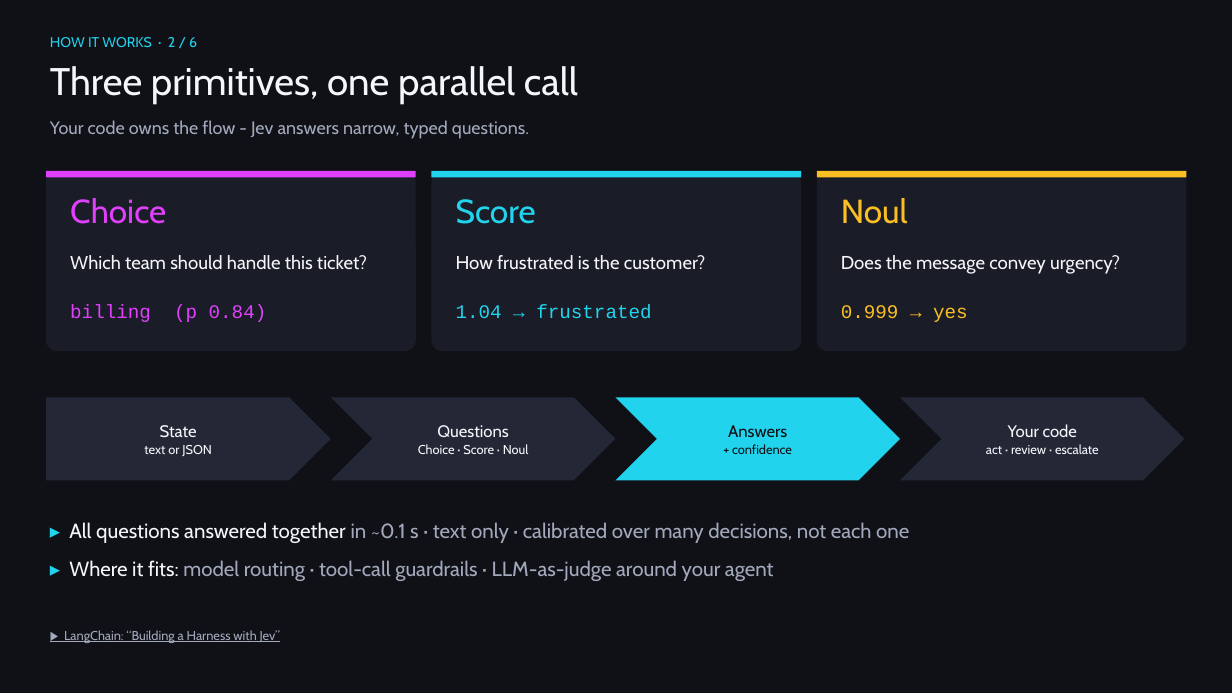
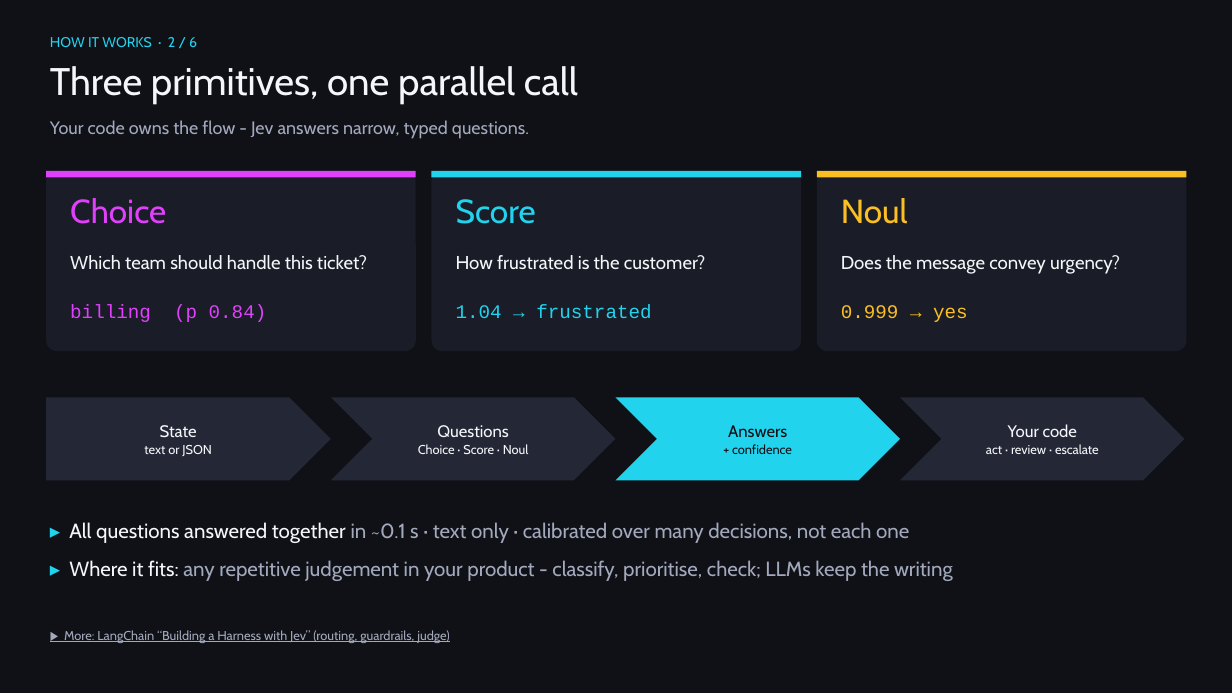
Before and after one commit to stvonolf/jev-samples, a slide deck: slide 2 of presentation/Jev_Team_Overview.pptx. Drawn at 1232x693 pixels with LibreOffice and Linux fonts; fonts in the diff are those of the drawing. Boxes give left, top, right and bottom in pixels: in the first picture for what was removed or moved away, otherwise in the second. Text is boxed around its words. In the diff, an @@ line names an element or a change of style, - is before the commit and + after.

```diff
--- a/presentation/Jev_Team_Overview.pptx
+++ b/presentation/Jev_Team_Overview.pptx
@@ text at <box>69,560,953,581</box>: text changed @@
-▸ Where it fits: model routing · tool-call guardrails · LLM-as-judge around your agent
+▸ Where it fits: any repetitive judgement in your product - classify, prioritise, check; LLMs keep the writing
@@ text at <box>64,630,449,643</box>: text changed @@
-▶ LangChain: “Building a Harness with Jev”
+▶ More: LangChain “Building a Harness with Jev” (routing, guardrails, judge)
```
Also in this commit, not shown: 1 other file.
